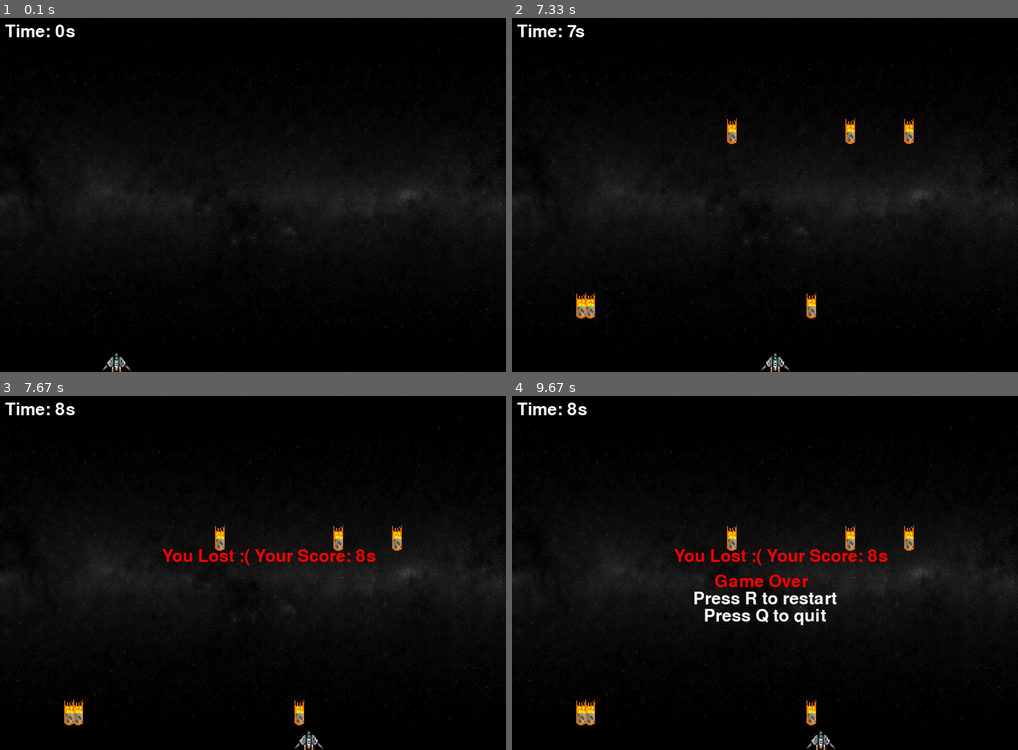
Above: before the commit, frames 1-4 (two rows, left to right).
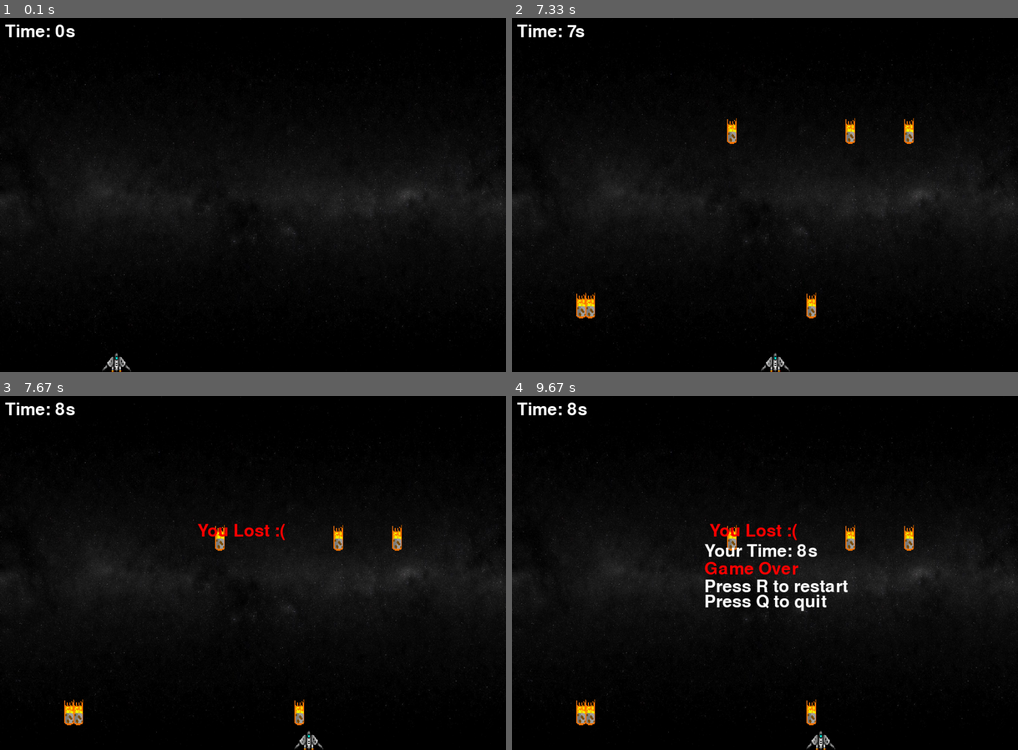
Above: after the commit, the same moments.

Repository: OmarHesham2356/PyGame-Project
Game: pygame game, started from game.py
Two runs of this game, one before a commit and one after it. Both use one fixed random seed, a clock stepped at 60 frames per second and the inputs below.
Inputs:
- Up to frame 1 (0.1 s): no input
- Up to frame 2 (7.33 s): hold Right 0.33-0.8 s; hold Right 0.83-1.3 s; hold Left 1.33-1.87 s; hold Left 1.9-2.3 s; hold Right 2.33-2.97 s; hold Left 3-3.47 s; hold Right 3.5-3.97 s; hold Right 4-4.47 s; hold Left 4.5-5.03 s; hold Left 5.07-5.47 s; hold Right 5.5-6.13 s; hold Left 6.17-6.63 s; hold Right 6.67-7.13 s; hold Right from 7.17 s (still down)
- Up to frame 3 (7.67 s): release Right at 7.63 s
- Up to frame 4 (9.67 s): no input

Frames 1-2 are identical in both runs. In frame 3, 1.0% of the frame differs, in the area x 32-75%, y 36-48%; in frame 4, 3.4%, in the area x 32-75%, y 36-65%.

Commit message:
i changed the text position

Diff:
--- a/New_game_chatgpt_version.py
+++ b/New_game_chatgpt_version.py
@@ -117,7 +117,7 @@
 
         if hit:
             elapsed_time = get_elapsed_time(start_time)
-            lost_text = FONT.render(f"You Lost :( Time: {elapsed_time}s", 1, "red")
+            lost_text = FONT.render(f"You Lost :( Your Score: {elapsed_time}s", 1, "red")
             lost_text_pos = (320, 300)
             WIN.blit(lost_text, lost_text_pos)
             pygame.display.update()
--- a/game.py
+++ b/game.py
@@ -36,6 +36,12 @@
 
     pygame.display.update()
 
+def show_score(elapsed_time):
+    score_text = FONT.render(f"Your Time: {elapsed_time}s", 1, "white")
+    score_text_pos = (380,290)
+    WIN.blit(score_text, score_text_pos)
+    pygame.display.update()
+
 def get_elapsed_time(start_time):
     return round(time.time() - start_time)
 
@@ -44,9 +50,9 @@
     restart_text = FONT.render("Press R to restart", 1, "white")
     quit_text = FONT.render("Press Q to quit", 1, "white")
 
-    game_over_text_pos = (400, 350)
-    restart_text_pos = (WIDTH / 2 - restart_text.get_width() / 2, game_over_text_pos[1] + game_over_text.get_height())
-    quit_text_pos = (WIDTH / 2 - quit_text.get_width() / 2, restart_text_pos[1] + restart_text.get_height())
+    game_over_text_pos = (380,325)
+    restart_text_pos = (380,360)
+    quit_text_pos = (380,390)
 
     WIN.blit(game_over_text, game_over_text_pos)
     WIN.blit(restart_text, restart_text_pos)
@@ -117,11 +123,13 @@
 
         if hit:
             elapsed_time = get_elapsed_time(start_time)
-            lost_text = FONT.render(f"You Lost :( Your Score: {elapsed_time}s", 1, "red")
-            lost_text_pos = (320, 300)
+            lost_text = FONT.render(f"You Lost :(", 1, "red")
+            lost_text_pos = (390,250)
             WIN.blit(lost_text, lost_text_pos)
             pygame.display.update()
             pygame.time.delay(2000)
+
+            show_score(elapsed_time)
 
             if game_over_screen():
                 player = pygame.Rect(200, HEIGHT - PLAYER_HEIGHT, PLAYER_WIDTH, PLAYER_HEIGHT)
